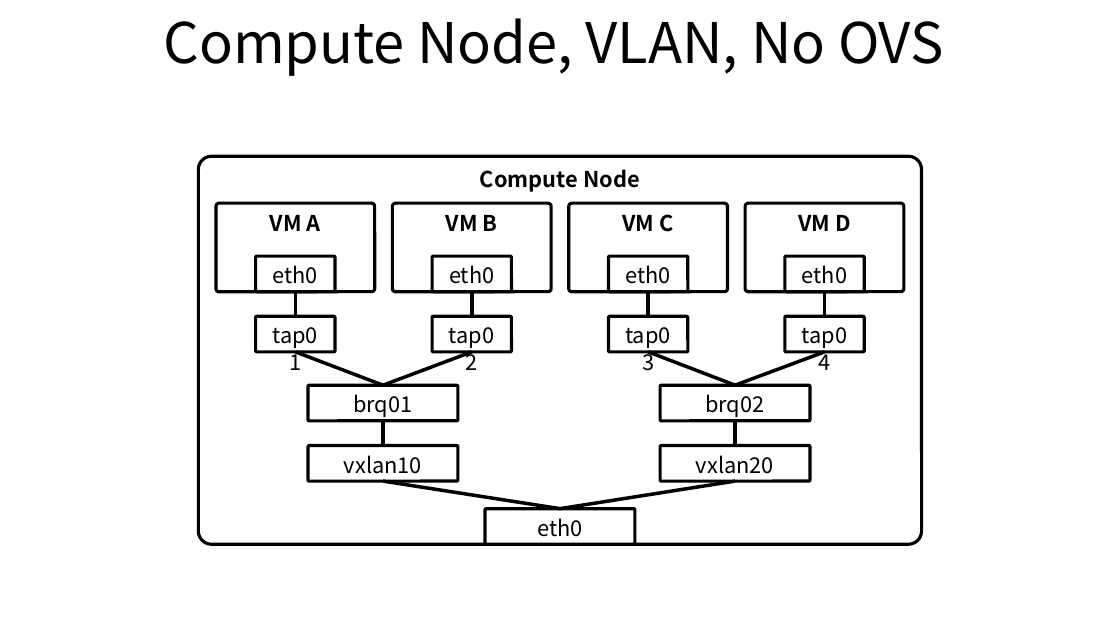
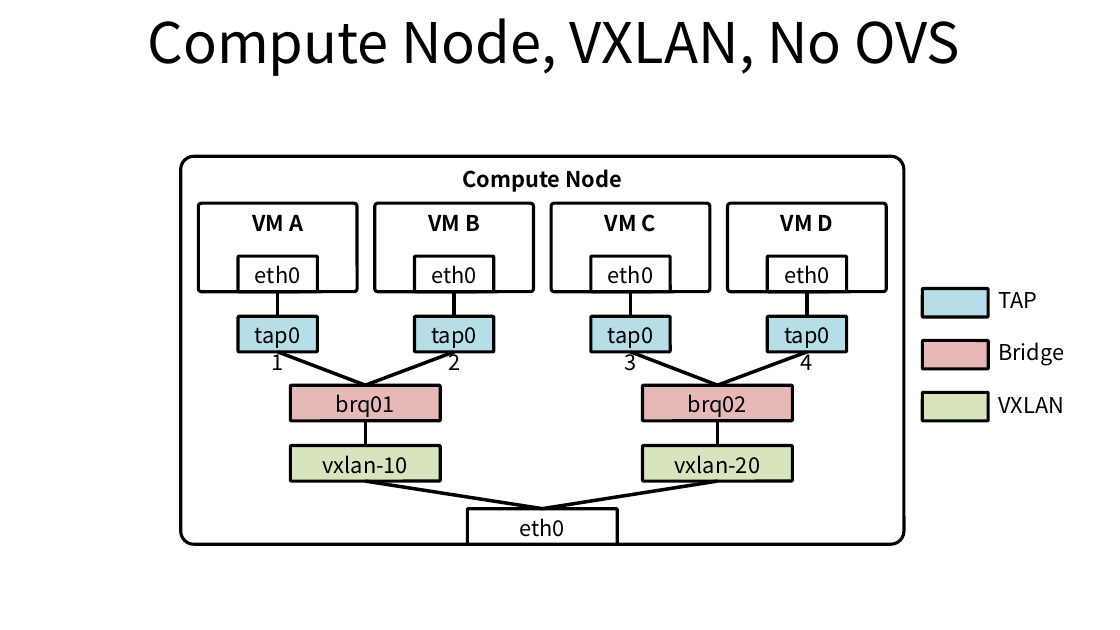
Before and after one commit to ssup2/blog-old, a slide deck: slide 3 of images/theory_analysis/OpenStack_Network_Neutron/OpenStack_Network_Neutron.pptx (slide 4 before the commit). Drawn at 1120x630 pixels with LibreOffice and Linux fonts; fonts in the diff are those of the drawing. Boxes give left, top, right and bottom in pixels: in the first picture for what was removed or moved away, otherwise in the second. Text is boxed around its words. In the diff, an @@ line names an element or a change of style, - is before the commit and + after.

```diff
--- a/images/theory_analysis/OpenStack_Network_Neutron/OpenStack_Network_Neutron.pptx
+++ b/images/theory_analysis/OpenStack_Network_Neutron/OpenStack_Network_Neutron.pptx
@@ title at (x1=147, y1=18, x2=960, y2=76): text changed @@
-Compute Node, VLAN, No OVS
+Compute Node, VXLAN, No OVS
@@ rounded rectangle added at (x1=923, y1=289, x2=989, y2=317), fill #B7DEE8, outline #000000 2 pt @@
@@ text added at (x1=998, y1=292, x2=1037, y2=308), 14 pt, text #000000 @@
+TAP
@@ fill #FFFFFF to #B7DEE8 in 4 elements at (x1=239, y1=316, x2=318, y2=352), (x1=591, y1=316, x2=671, y2=352), (x1=414, y1=316, x2=494, y2=352), (x1=767, y1=316, x2=847, y2=352) @@
@@ rounded rectangle added at (x1=923, y1=340, x2=989, y2=368), fill #E6B9B8, outline #000000 2 pt @@
@@ text added at (x1=998, y1=342, x2=1064, y2=366), 14 pt, text #000000 @@
+Bridge
@@ rounded rectangle "brq01" at (x1=290, y1=385, x2=440, y2=421): fill #FFFFFF to #E6B9B8 @@
@@ rounded rectangle "brq02" at (x1=643, y1=385, x2=793, y2=421): fill #FFFFFF to #E6B9B8 @@
@@ rounded rectangle added at (x1=923, y1=392, x2=989, y2=420), fill #D7E4BD, outline #000000 2 pt @@
@@ text added at (x1=998, y1=397, x2=1064, y2=413), 14 pt, text #000000 @@
+VXLAN
@@ 10 rounded rectangles, 7 lines moved together from (x1=198, y1=157, x2=922, y2=544) to (x1=180, y1=157, x2=904, y2=544) @@
@@ rounded rectangle "vxlan-10" at (x1=290, y1=446, x2=440, y2=482): fill #FFFFFF to #D7E4BD @@
@@ 8 rounded rectangles, 5 lines moved together from (x1=255, y1=203, x2=904, y2=482) to (x1=239, y1=203, x2=887, y2=482) @@
@@ rounded rectangle "vxlan-20" at (x1=643, y1=446, x2=793, y2=482): fill #FFFFFF to #D7E4BD @@
@@ text in rounded rectangle at (x1=322, y1=455, x2=408, y2=474): text changed @@
-vxlan10
+vxlan-10
@@ text in rounded rectangle at (x1=674, y1=455, x2=760, y2=474): text changed @@
-vxlan20
+vxlan-20
```
Also in this commit, not shown: 2 other slides changed, 2 slides added, 4 other files.
